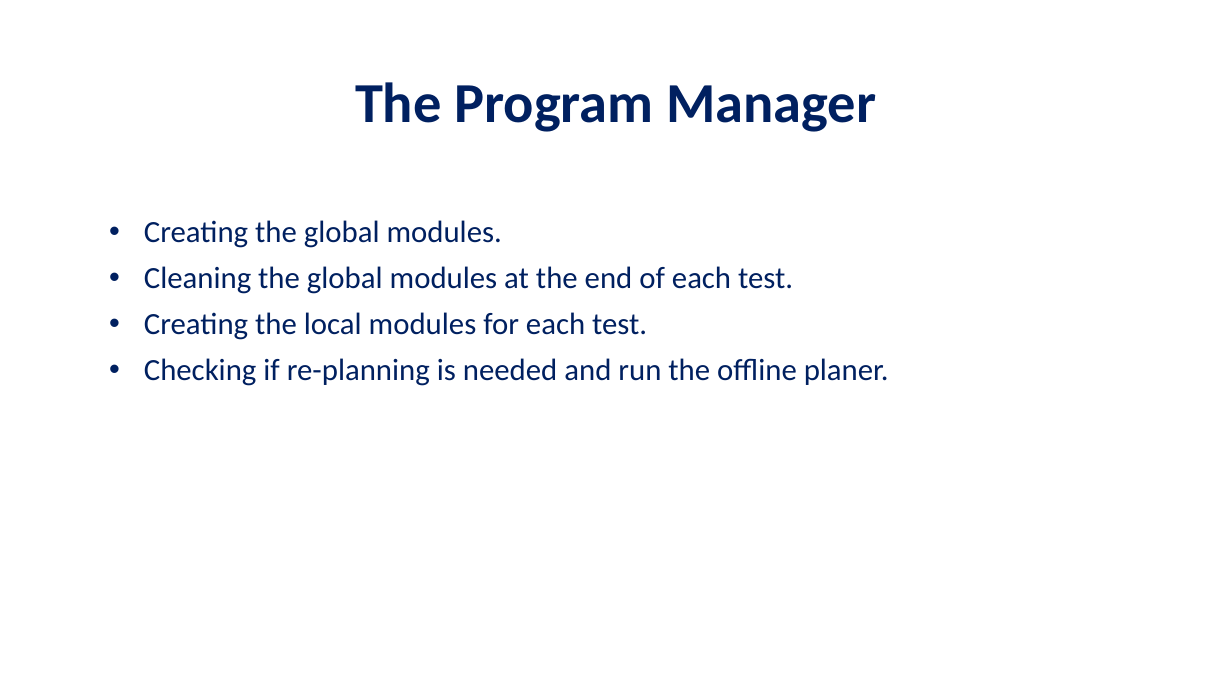
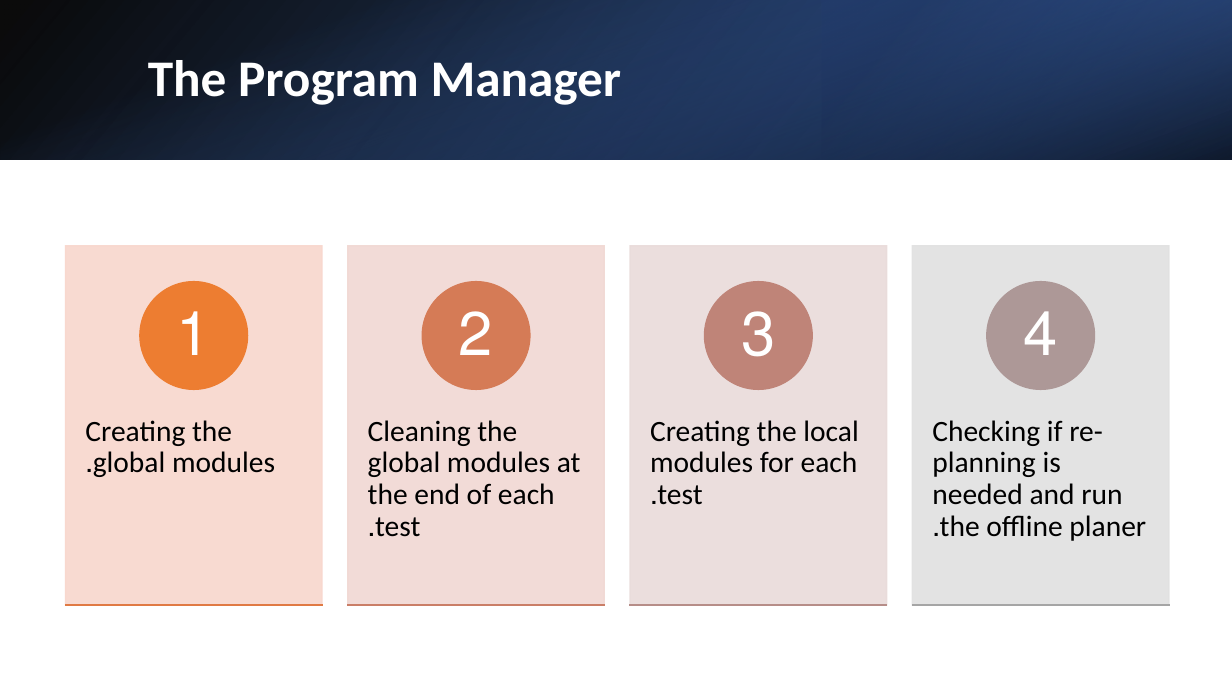
Before and after one commit to Cohen-Yoav/Project-A---Airport-Management, a slide deck: slide 14 of חומר עזר לפרויקט/project_A.pptx (slide 8 before the commit). Drawn at 1232x693 pixels with LibreOffice and Linux fonts; fonts in the diff are those of the drawing; background and template pictures are left out. Boxes give left, top, right and bottom in pixels: in the first picture for what was removed or moved away, otherwise in the second. Text is boxed around its words. In the diff, an @@ line names an element or a change of style, - is before the commit and + after.

```diff
--- a/חומר עזר לפרויקט/project_A.pptx
+++ b/חומר עזר לפרויקט/project_A.pptx
@@ rectangle added at box(0, 0, 1232, 159), fill gradient #000000 to #2F5597 @@
@@ rectangle added at box(0, 0, 1232, 159), fill gradient #4472C4 to #000000 @@
@@ rectangle added at box(822, 0, 1232, 159), fill gradient #203864 to #4472C4 @@
@@ title "The Program Manager": place and size @@
-title "The Program Manager" at box(355, 82, 876, 132)
+title "The Program Manager" at box(148, 60, 622, 105)
@@ title "The Program Manager" at box(148, 60, 622, 105): size 44 to 40 pt, text colour #002060 to #FFFFFF; alignment centre to left @@
@@ text removed at box(144, 220, 889, 386) @@
-• Creating the global modules.
-• Cleaning the global modules at the end of each test.
-• Creating the local modules for each test.
-• Checking if re-planning is needed and run the offline planer.
@@ group added at box(66, 246, 1169, 605): 8 rectangles, 8 texts, 4 ellipses @@
+Creating the global modules.
+1
+Cleaning the global modules at the end of each test.
+2
+Creating the local modules for each test.
+3
+Checking if re-planning is needed and run the offline planer.
+4
```
Also in this commit, not shown: 2 other slides changed, 7 slides added, 1 slide removed.
